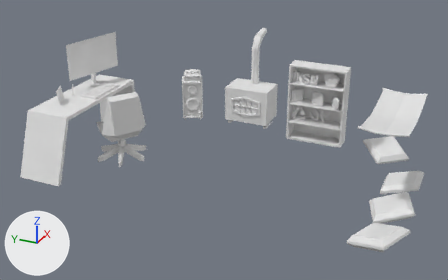
Two versions of the glTF model static/models/woodCabinInterior/interior_object_new.glb, one commit apart.
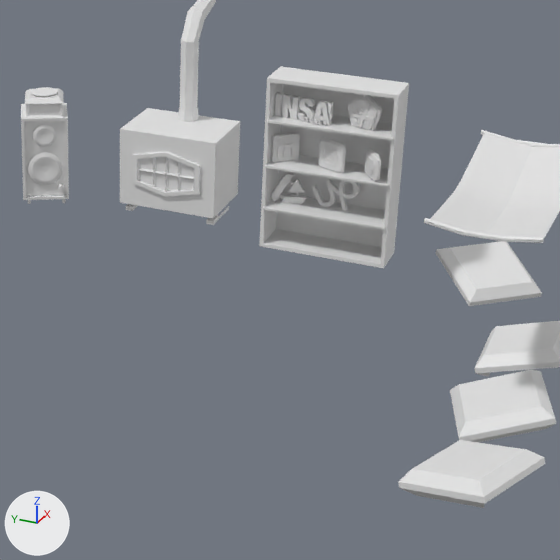
Each version appears first whole from a 50 mm lens placed at (-11.59, -5.95, 9.41), pointed at (-0.5, -0.96, 3.87), and next in a close-up on the part from 39% to 93% of the width and 11% to 98% of the height. Lighting does not change. The marker at lower left points along +X, +Y and +Z. Where no turn or scale is listed for an object, it has been applied to the vertices.

The scene before the commit, as lines of its bpy script (objects in view):
```python
me_circle_009 = bpy.data.meshes.new('Circle.009')
me_circle_009.from_pydata(...)  # 128 vertices, 222 faces; spans x -0.098..0.098, y -0.161..0.161, z -0.188..0.188
me_cube_027 = bpy.data.meshes.new('Cube.027')
me_cube_027.from_pydata(...)  # 343 vertices, 532 faces; spans x -0.103..0.067, y -0.237..0.133, z -0.231..0.12
me_cube_044 = bpy.data.meshes.new('Cube.044')
me_cube_044.from_pydata(...)  # 14 vertices, 20 faces; spans x -0.561..0.561, y -0.562..0.562, z -0.205..0.205
ob_circle_004 = bpy.data.objects.new('Circle.004', me_circle_009)
ob_circle_004.location = (1.24, 0.67, 3.8)
ob_cube_056 = bpy.data.objects.new('Cube.056', me_cube_044)
ob_cube_056.location = (2.07, -3.99, 3.11)
ob_strathclyde_logo = bpy.data.objects.new('strathclyde_logo', me_cube_027)
ob_strathclyde_logo.location = (1.34, -2.71, 4.98)
# also in view: 'Cube.057' at (-1.79, -4.6, 3.16); 'insa_logo' at (1.3, -2.16, 4.86); 'Plane.042' at (0.04, -4.38, 4.83); 'Cube.070' at (1.44, 0.77, 3.92); 'Cylinder.083' at (-1.09, -4.37, 4.9)
```
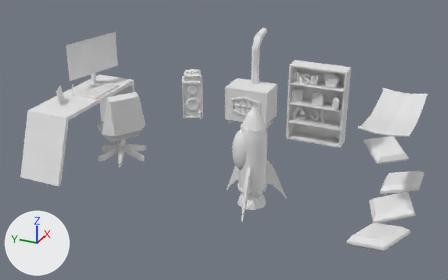
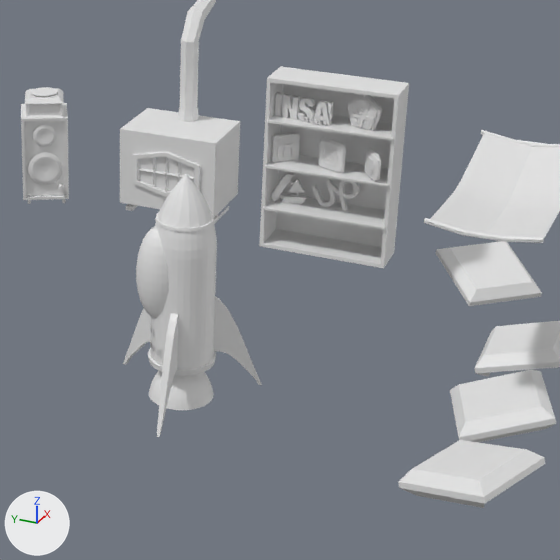
Commit message: fix transition to interior view, add rocket to exit interior view

Boxes [x1, y1, x2, y2] around the edits, measured in the close-ups (560 x 560 px):
'rocket', added
    after: [123, 174, 262, 437]
'Plane.042', unchanged, covered by the edit
    before: [430, 134, 560, 241]
'Plane.017', unchanged, uncovered by the edit
    after: [430, 134, 560, 241]

The change in detail:
Mesh me_cylinder_111 is new.
It has 2674 vertices, 5308 faces and spans x -0.7..0.43, y -0.57..0.65, z -0.63..1.32.
Object 'rocket' (ob_rocket) is new; it shows me_cylinder_111.
Its location is (-2.0, -2.22, 4.05).
